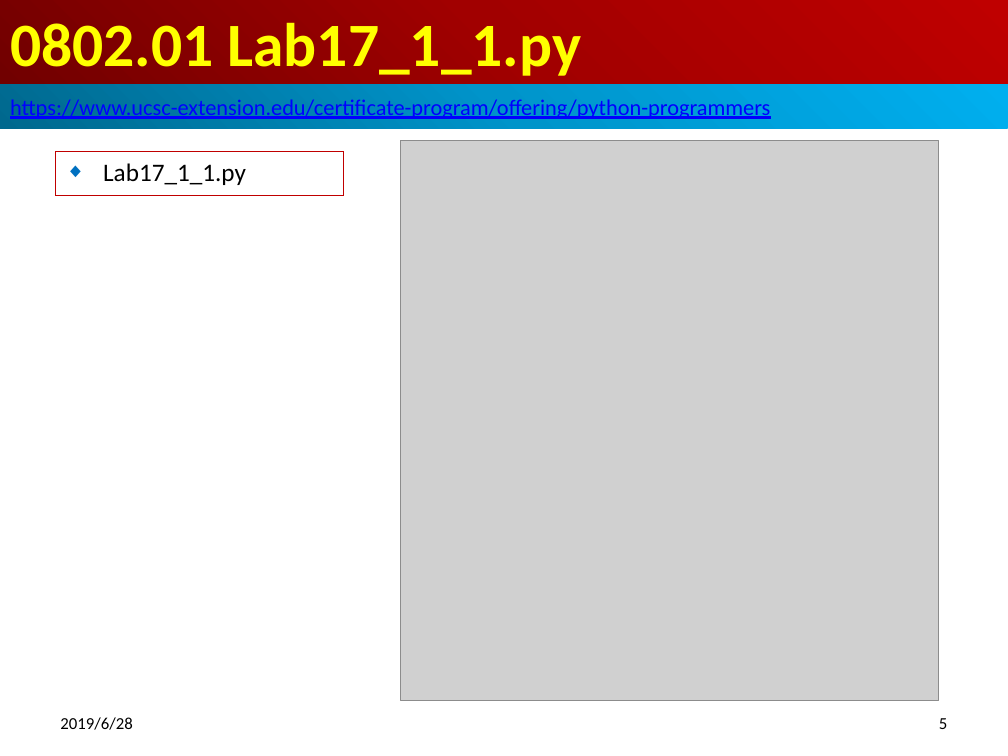
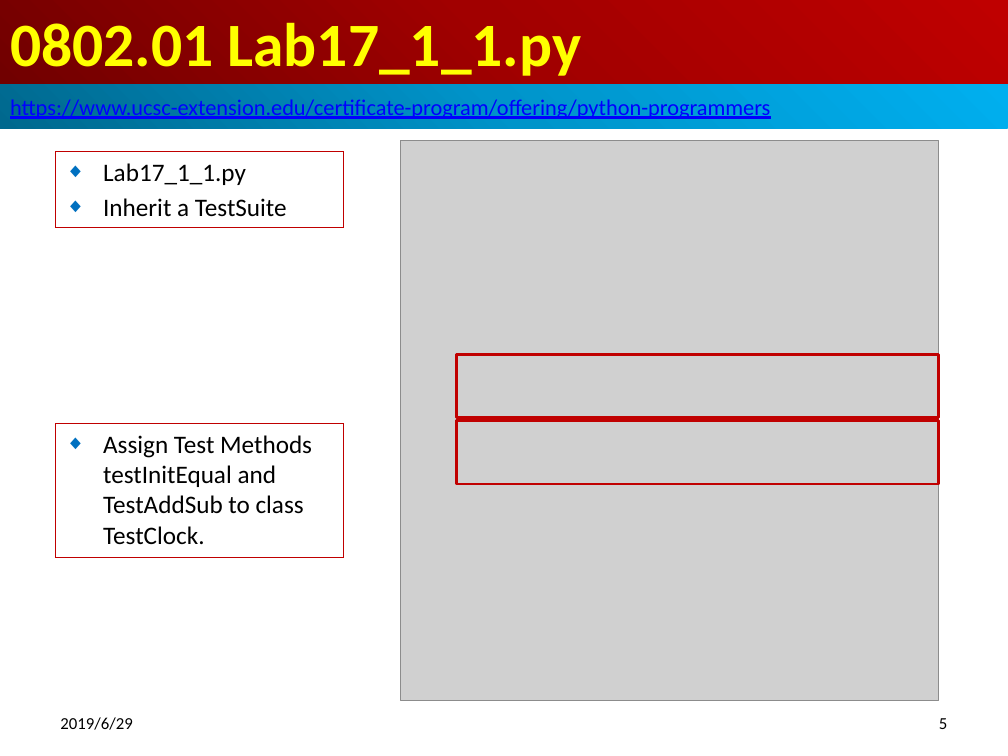
Before and after one commit to pchen0723/700-Python-Adv, a slide deck: slide 5 of 08_ModuleWrap/0802_Wrap.pptx. Drawn at 1008x756 pixels with LibreOffice and Linux fonts; fonts in the diff are those of the drawing; grey boxes stand for pictures. Boxes give left, top, right and bottom in pixels: in the first picture for what was removed or moved away, otherwise in the second. Text is boxed around its words. In the diff, an @@ line names an element or a change of style, - is before the commit and + after.

```diff
--- a/08_ModuleWrap/0802_Wrap.pptx
+++ b/08_ModuleWrap/0802_Wrap.pptx
@@ subtitle "Lab17_1_1.py": place and size @@
-subtitle "Lab17_1_1.py" at (55,151,344,196)
+subtitle "Lab17_1_1.py" at (55,151,344,227)
@@ subtitle at (103,198,287,217): paragraph added @@
+◆ Inherit a TestSuite
@@ rectangle added at (457,354,938,417), outline #C00000 2 pt @@
@@ rectangle added at (55,423,344,558), outline #C00000 0.75 pt, 18 pt, text #000000 @@
+◆ Assign Test Methods testInitEqual and TestAddSub to class TestClock.
@@ rectangle added at (457,420,938,484), outline #C00000 2 pt @@
@@ text at (60,717,132,730): text changed @@
-2019/6/28
+2019/6/29
```
Also in this commit, not shown: 37 other slides changed, 18 slides added, 21 other files.
